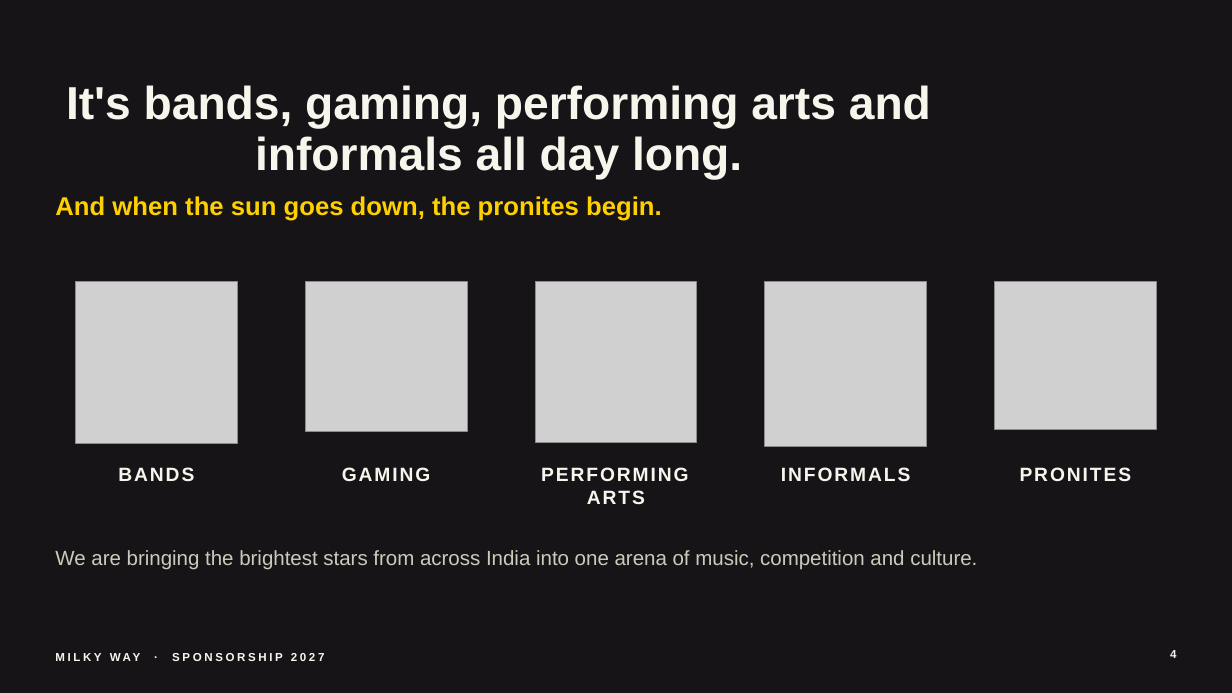
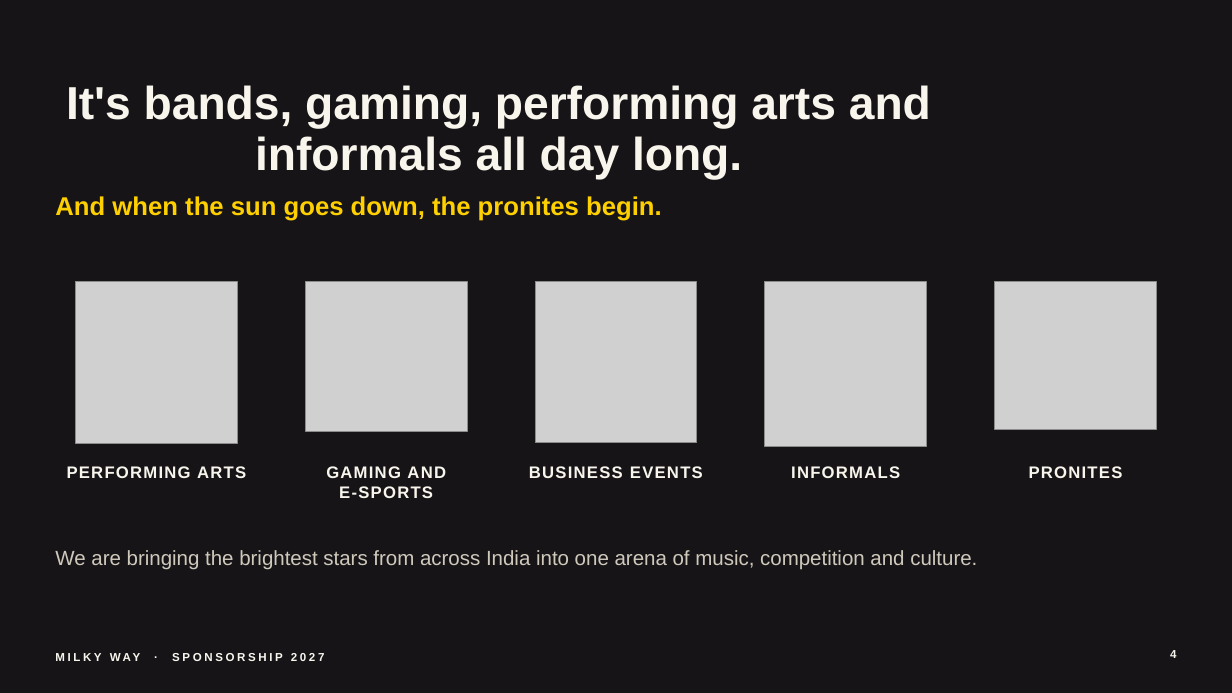
Before and after one commit to adityamittal2103/milkywayspons, a slide deck: slide 4 of deck/Milky-Way-Sponsorship-2027.pptx. Drawn at 1232x693 pixels with LibreOffice and Linux fonts; fonts in the diff are those of the drawing; grey boxes stand for pictures. Boxes give left, top, right and bottom in pixels: in the first picture for what was removed or moved away, otherwise in the second. Text is boxed around its words. In the diff, an @@ line names an element or a change of style, - is before the commit and + after.

```diff
--- a/deck/Milky-Way-Sponsorship-2027.pptx
+++ b/deck/Milky-Way-Sponsorship-2027.pptx
@@ size 15 to 13 pt, letter spacing 1.5 to 1 pt in 3 elements at bbox=[791, 466, 900, 478], bbox=[1029, 466, 1123, 478], bbox=[67, 466, 246, 478] @@
@@ text "PERFORMING ARTS": place and size @@
-text "PERFORMING ARTS" at bbox=[515, 462, 717, 499]
+text "PERFORMING ARTS" at bbox=[67, 466, 246, 478]
@@ text removed at bbox=[118, 467, 194, 481] @@
-BANDS
@@ text at bbox=[326, 466, 446, 498]: text changed; size 15 to 13 pt @@
-GAMING
+GAMING AND
+E-SPORTS
@@ text added at bbox=[529, 466, 703, 478], 13 pt, text #F8F5ED, bold @@
+BUSINESS EVENTS
```
Also in this commit, not shown: 14 other slides changed, 16 other files.
